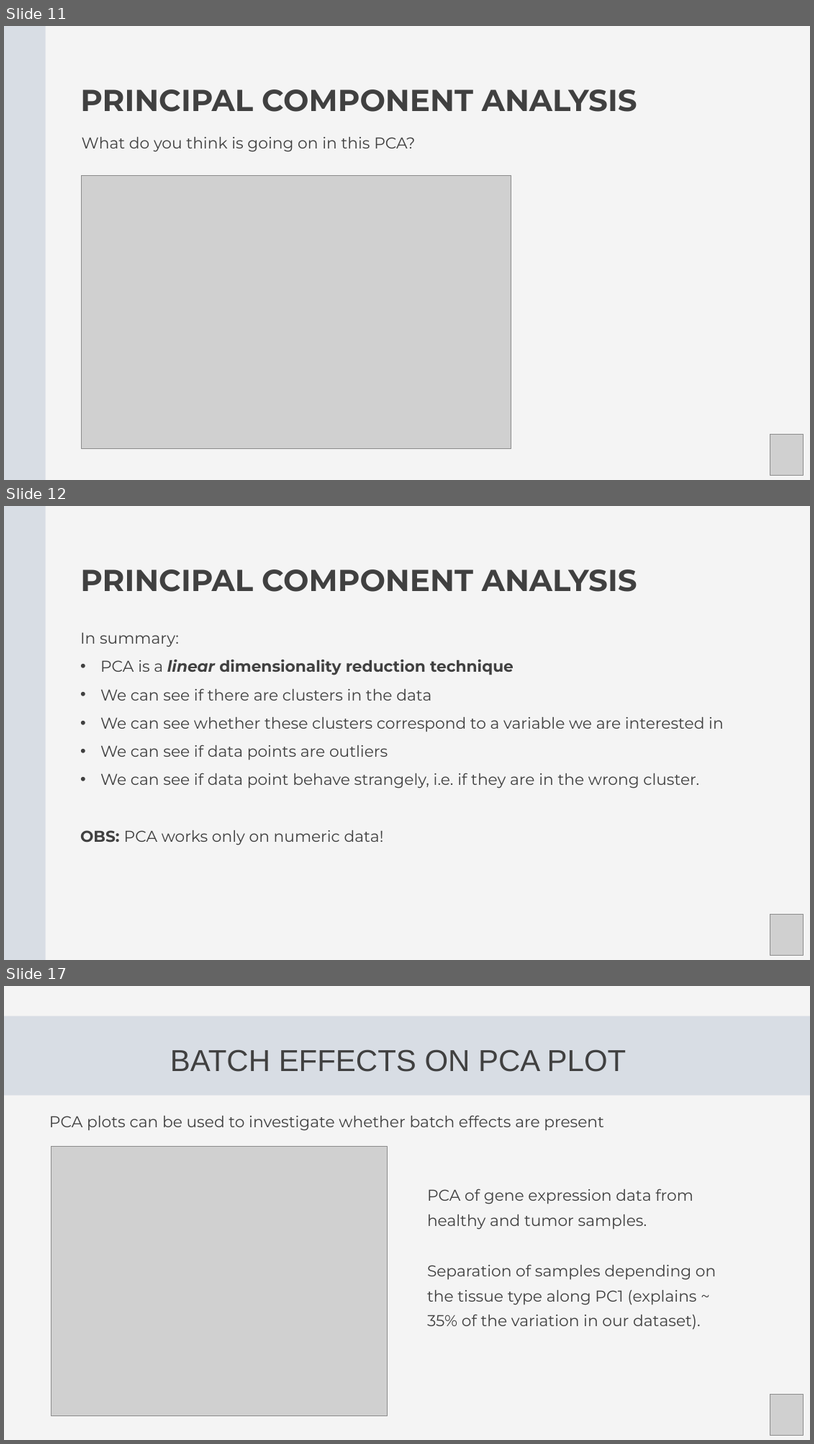
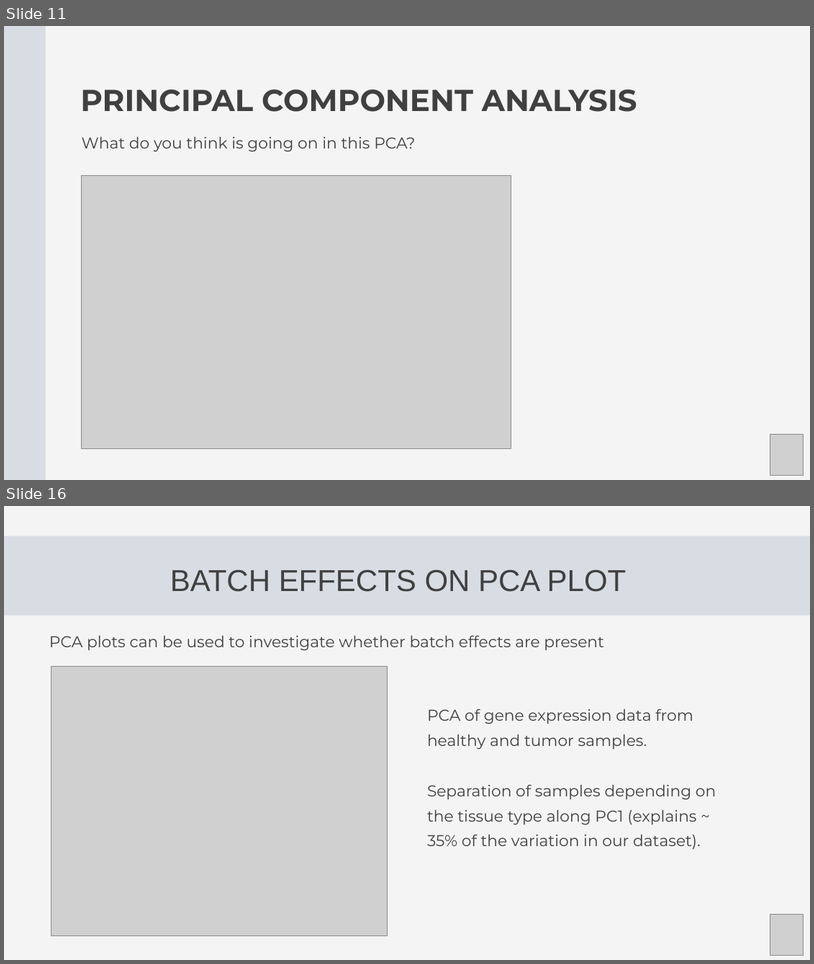
Before and after one commit to Center-for-Health-Data-Science/Foundations-of-Health-Data-Science, a slide deck: Slides/FHDS_Exploratory_Data_Analysis_Part2.pptx. Shown one above the other, each under a label of ours: slides 11, 12 and 17 before the commit, slides 11 and 16 after it; the slides between them are not shown. The pictures are 814x1444 and 814x964 pixels, drawn with LibreOffice and Linux fonts; fonts in the diff are those of the drawing; grey boxes stand for pictures. Boxes give left, top, right and bottom in pixels: in the first picture for what was removed or moved away, otherwise in the second. Text is boxed around its words. In the diff, an @@ line names an element or a change of style, - is before the commit and + after.

```diff
--- a/Slides/FHDS_Exploratory_Data_Analysis_Part2.pptx
+++ b/Slides/FHDS_Exploratory_Data_Analysis_Part2.pptx
@@ slide 12 removed at bbox=[4, 506, 810, 960], background #F4F4F4 @@
@@ freeform shape removed at bbox=[4, 506, 46, 960] @@
@@ text removed at bbox=[80, 569, 638, 592] @@
-PRINCIPAL COMPONENT ANALYSIS
@@ text removed at bbox=[80, 632, 724, 845] @@
-In summary:
-• PCA is a linear dimensionality reduction technique
-• We can see if there are clusters in the data
-• We can see whether these clusters correspond to a variable we are interested in
-• We can see if data points are outliers
-• We can see if data point behave strangely, i.e. if they are in the wrong cluster.
-OBS: PCA works only on numeric data!
@@ picture removed at bbox=[770, 914, 803, 955] @@
@@ what was slide 17 is now slide 16 @@
```
Also in this commit, not shown: 4 slides changed, 3 slides added, 6 other slides removed.
